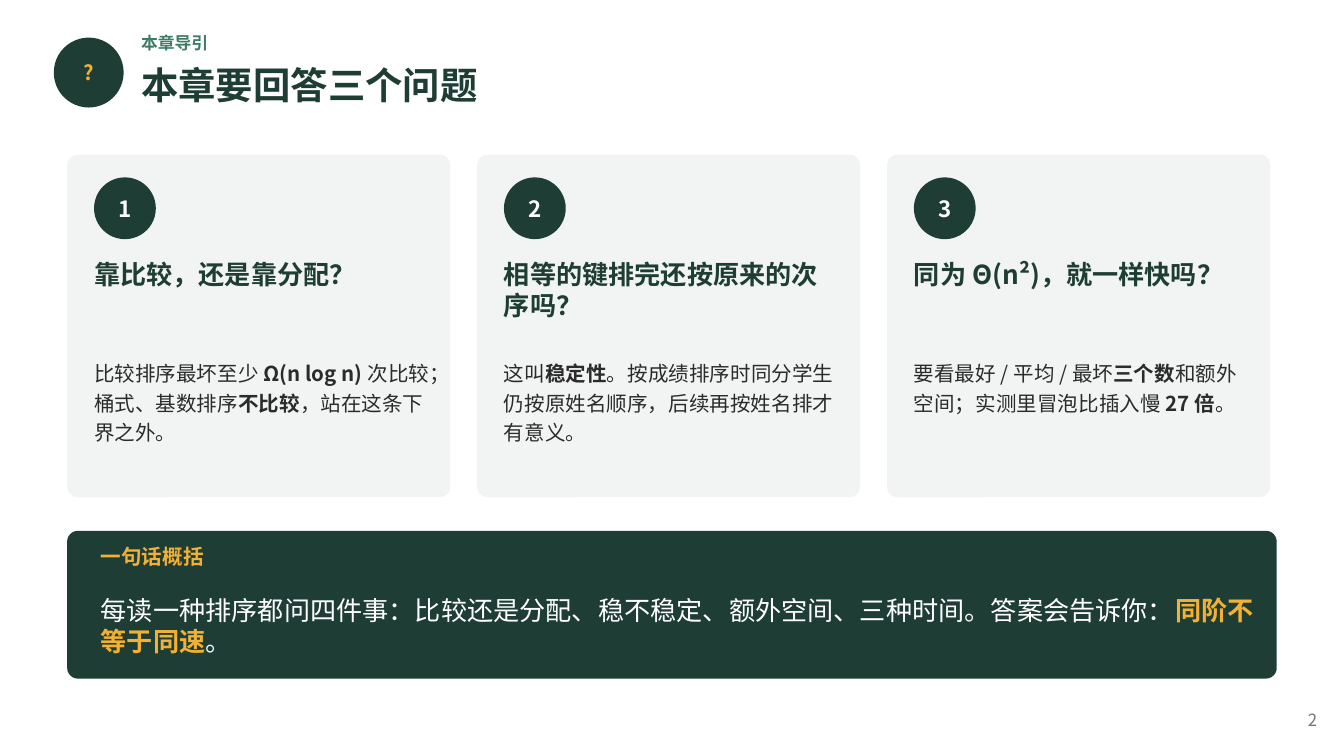
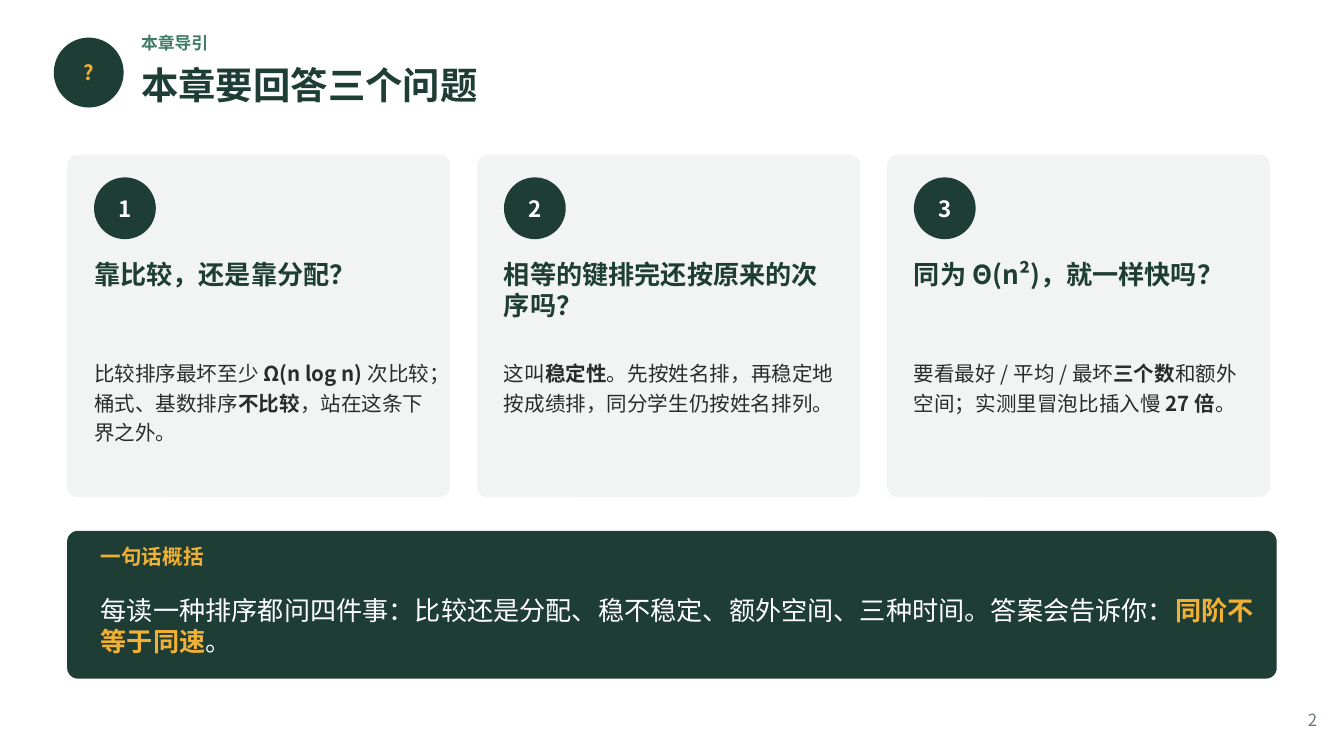
Before and after one commit to GMyhf/2026fall-cs201, a slide deck: slide 2 of courseware/202609_DSA_08_Sorting.pptx. Drawn at 1344x756 pixels with LibreOffice and Linux fonts; fonts in the diff are those of the drawing. Boxes give left, top, right and bottom in pixels: in the first picture for what was removed or moved away, otherwise in the second. Text is boxed around its words. In the diff, an @@ line names an element or a change of style, - is before the commit and + after.

```diff
--- a/courseware/202609_DSA_08_Sorting.pptx
+++ b/courseware/202609_DSA_08_Sorting.pptx
@@ text at [504, 363, 833, 413]: text changed @@
-这叫稳定性。按成绩排序时同分学生仍按原姓名顺序，后续再按姓名排才有意义。
+这叫稳定性。先按姓名排，再稳定地按成绩排，同分学生仍按姓名排列。
```
Also in this commit, not shown: 2 other slides changed, 26 other files.
